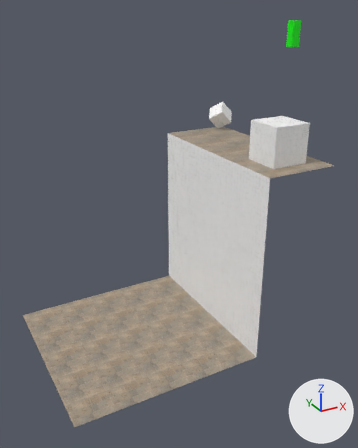
A saved change to the glTF model resources/models/mall/mall.gltf.
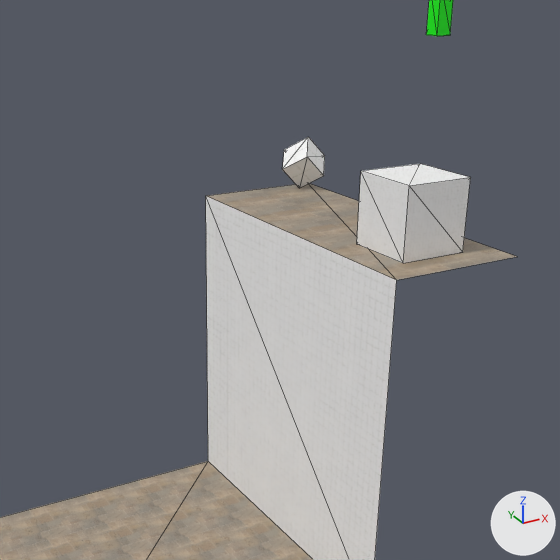
Each version appears first whole from a 50 mm lens placed at (-15.93, -21.78, 7.13), pointed at (-4.44, -0.88, -3.32), and next in a close-up on the part from 16% to 100% of the width and 6% to 73% of the height. Every picture has the same lights, and +X, +Y and +Z are marked at lower right. The close-ups show mesh edges as thin lines. Where no turn or scale is listed for an object, it has been applied to the vertices. Vertices at the same position are counted once.
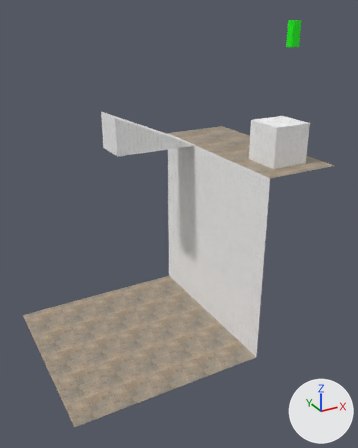
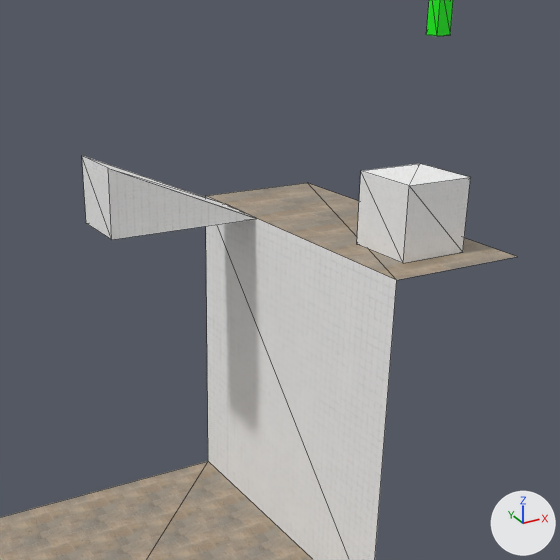
Boxes [x1, y1, x2, y2] around the edits, measured in the close-ups (560 x 560 px; the box of a moved part takes in the faces that stretch with it):
'Cube.002', reshaped, moved, rescaled, turned: before [282, 137, 325, 188]; after [82, 156, 255, 240]
part 1 of me_cube_002, moved or reshaped: before [300, 137, 325, 188]; after [84, 156, 255, 218]

Patch to the scene script:
```diff
--- a/resources/models/mall/mall.gltf.py
+++ b/resources/models/mall/mall.gltf.py
@@ me_cube_002 @@
 me_cube_002.from_pydata(...)  # 8 vertices, 12 faces; spans x -1.0..1.0, y -1.0..1.0, z -1.0..1.0
 # used by ob_cube_002; location = (1.52, 4.53, 0.83); rotation_euler = (0.785, 0.785, 0.0), in degrees (45, 45, 0); scale = (0.5, 0.5, 0.5)
-me_cube_002.vertices[5].co = (1.0, -1.0, 1.0)  # pixel (323, 175)
-me_cube_002.vertices[7].co = (1.0, 1.0, 1.0)  # pixel (324, 155)
+# me_cube_002 part 1
+me_cube_002.vertices[5].co = (1.0, -1.0, -0.98)  # pixel (256, 218)
+me_cube_002.vertices[7].co = (1.0, 1.0, -0.97)  # pixel (225, 203)
 me_cube_002.materials.append(mat_white_tiles)
@@ ob_cube_002 @@
 ob_cube_002 = bpy.data.objects.new('Cube.002', me_cube_002)
-ob_cube_002.location = (1.52, 4.53, 0.83)
-ob_cube_002.rotation_euler = (0.785, 0.785, 0.0)  # degrees (45, 45, 0)
-ob_cube_002.scale = (0.5, 0.5, 0.5)
+ob_cube_002.location = (-4.3, 2.76, 0.96)
+ob_cube_002.scale = (2.35, 1.0, 1.0)
```
